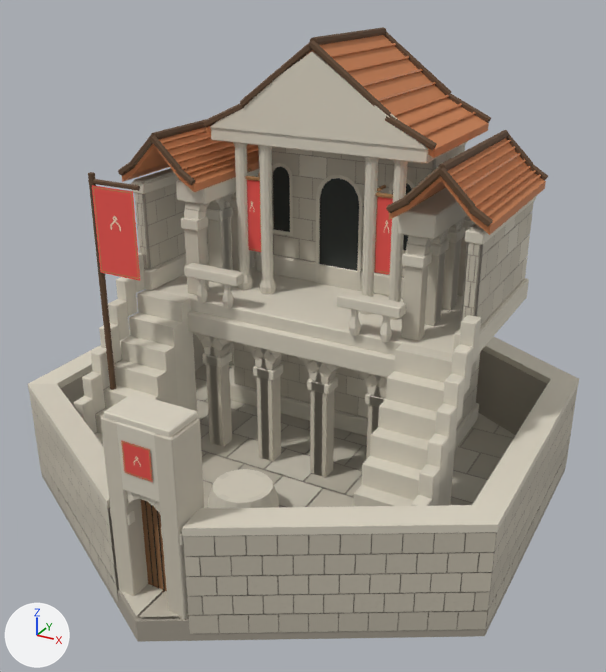
Two versions of the Blender file apps/game/asset-sources/realms/options/citadel-terraced-forum.blend, one commit apart.
Before and after are seen from a camera (50 mm lens) standing at (1.23, -2.25, 1.64) and looking at (0.03, -0.07, 0.54). The lights are fixed; the arrows at lower left show +X, +Y and +Z. The first picture is the older version.

Before the edit, the objects in view are built like this:
```python
me_curtain___core_006 = bpy.data.meshes.new('Curtain / core.006')
me_curtain___core_006.from_pydata(...)  # 8371 vertices, 5037 faces; spans x -0.81..0.81, y -0.94..0.94, z -0.03..1.45
# faces by material slot: [4404, 246, 33, 288, 66]
me_curtain___core_006.materials.append(mat_citadel___local_stone)
me_curtain___core_006.materials.append(mat_citadel___timber)
me_curtain___core_006.materials.append(mat_citadel___dark_details_001)
me_curtain___core_006.materials.append(mat_citadel___roof)
me_curtain___core_006.materials.append(mat_citadel___age_accents)
me_order___cloth_001 = bpy.data.meshes.new('Order / cloth.001')
me_order___cloth_001.from_pydata(...)  # 12 vertices, 3 faces; spans x -0.55..0.28, y -0.348..0.075, z 0.75..1.03
me_order___cloth_001.materials.append(mat_citadel___order_cloth)
me_order___gate_001 = bpy.data.meshes.new('Order / gate.001')
me_order___gate_001.from_pydata(...)  # 4 vertices, 1 face; spans x -0.0446..0.0446, y -0.8751, z 0.46..0.555
me_order___gate_001.materials.append(mat_citadel___order_imprint)
ob_citadel___age_architecture = bpy.data.objects.new('Citadel / age architecture', me_curtain___core_006)
ob_citadel___age_architecture.location = (0.0, 0.0, 0.0)
ob_order___cloth_001 = bpy.data.objects.new('Order / cloth.001', me_order___cloth_001)
ob_order___cloth_001.location = (0.0, 0.0, 0.0)
ob_order___gate_001 = bpy.data.objects.new('Order / gate.001', me_order___gate_001)
ob_order___gate_001.location = (0.0, 0.0, 0.0)
```
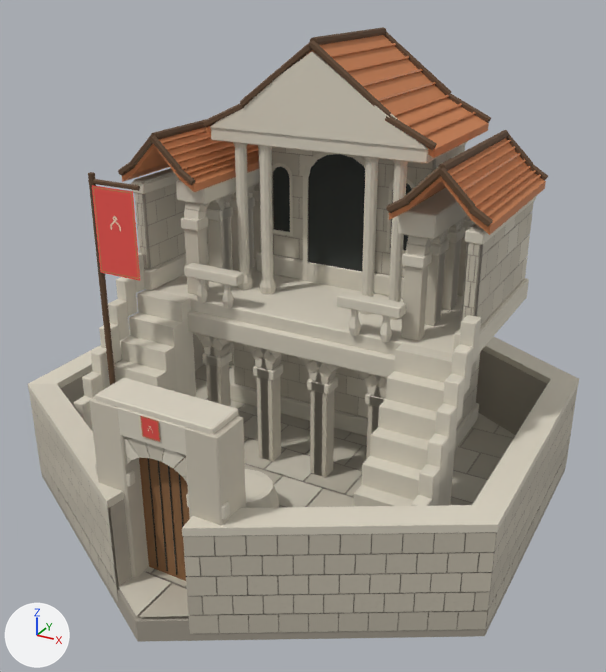
Pixel boxes (x1, y1, x2, y2) of what changed, in the pictures (606 x 672 px; the box of a moved part takes in the faces that stretch with it):
part 1 of me_curtain___core_006, deleted: before (245, 168, 393, 199)
part 2 of me_curtain___core_006, moved or reshaped: before (100, 393, 205, 620); after (89, 378, 246, 581)
part 3 of me_curtain___core_006, moved or reshaped: before (316, 175, 362, 291); after (303, 152, 366, 292)
part 4 of me_order___cloth_001, deleted (red): before (374, 197, 393, 275)
part 5 of me_order___cloth_001, deleted (red): before (247, 180, 261, 252)
part 6 of me_order___gate_001, moved or reshaped: before (121, 440, 153, 482); after (140, 416, 160, 442)

The change, as a diff of the scene's bpy script:
```diff
--- a/apps/game/asset-sources/realms/options/citadel-terraced-forum.blend.py
+++ b/apps/game/asset-sources/realms/options/citadel-terraced-forum.blend.py
@@ me_curtain___core_006 @@
 # used by ob_citadel___age_architecture; location = (0.0, 0.0, 0.0)
-me_curtain___core_006.from_pydata(...)  # 8371 vertices, 5037 faces; spans x -0.81..0.81, y -0.94..0.94, z -0.03..1.45
+me_curtain___core_006.from_pydata(...)  # 8299 vertices, 4989 faces; spans x -0.81..0.81, y -0.94..0.94, z -0.03..1.45
+# me_curtain___core_006 part 1: 6 loose pieces with 72 vertices, spanning x -0.29..0.29, y 0.07..0.12, z 0.99..1.02, are deleted
+# me_curtain___core_006 part 2: 312 vertices moved from x -0.12..0.12, y -0.87..-0.75, z 0.0..0.62 to x -0.21..0.21, y -0.81..-0.69, z 0.0..0.62
+# me_curtain___core_006 part 3: 33 vertices moved from x -0.09..0.09, y 0.23..0.24, z 0.6..1.01 to x -0.14..0.14, y 0.23..0.24, z 0.6..1.09
 me_curtain___core_006.materials.append(mat_citadel___local_stone)
@@ me_order___cloth_001 @@
 # used by ob_order___cloth_001; location = (0.0, 0.0, 0.0)
-me_order___cloth_001.from_pydata(...)  # 12 vertices, 3 faces; spans x -0.55..0.28, y -0.348..0.075, z 0.75..1.03
+me_order___cloth_001.from_pydata(...)  # 4 vertices, 1 face; spans x -0.55..-0.39, y -0.348, z 0.75..1.03
+# me_order___cloth_001 part 4: the loose piece of 4 vertices spanning x 0.209..0.28, y 0.075, z 0.75..1.0 is deleted
+# me_order___cloth_001 part 5: the loose piece of 4 vertices spanning x -0.28..-0.209, y 0.075, z 0.75..1.0 is deleted
 me_order___cloth_001.materials.append(mat_citadel___order_cloth)
@@ me_order___gate_001 @@
 # used by ob_order___gate_001; location = (0.0, 0.0, 0.0)
-me_order___gate_001.from_pydata(...)  # 4 vertices, 1 face; spans x -0.0446..0.0446, y -0.8751, z 0.46..0.555
-me_order___gate_001.vertices[0].co = (-0.0446, -0.8751, 0.46)  # pixel (124, 472)
-me_order___gate_001.vertices[1].co = (0.0446, -0.8751, 0.46)  # pixel (152, 482)
-me_order___gate_001.vertices[2].co = (0.0446, -0.8751, 0.555)  # pixel (149, 449)
-me_order___gate_001.vertices[3].co = (-0.0446, -0.8751, 0.555)  # pixel (121, 440)
+me_order___gate_001.from_pydata(...)  # 4 vertices, 1 face; spans x -0.0282..0.0282, y -0.8151, z 0.54..0.6
+# me_order___gate_001 part 6
+me_order___gate_001.vertices[0].co = (-0.0282, -0.8151, 0.54)  # pixel (142, 436)
+me_order___gate_001.vertices[1].co = (0.0282, -0.8151, 0.54)  # pixel (159, 441)
+me_order___gate_001.vertices[2].co = (0.0282, -0.8151, 0.6)  # pixel (158, 421)
+me_order___gate_001.vertices[3].co = (-0.0282, -0.8151, 0.6)  # pixel (140, 415)
 me_order___gate_001.materials.append(mat_citadel___order_imprint)
```
